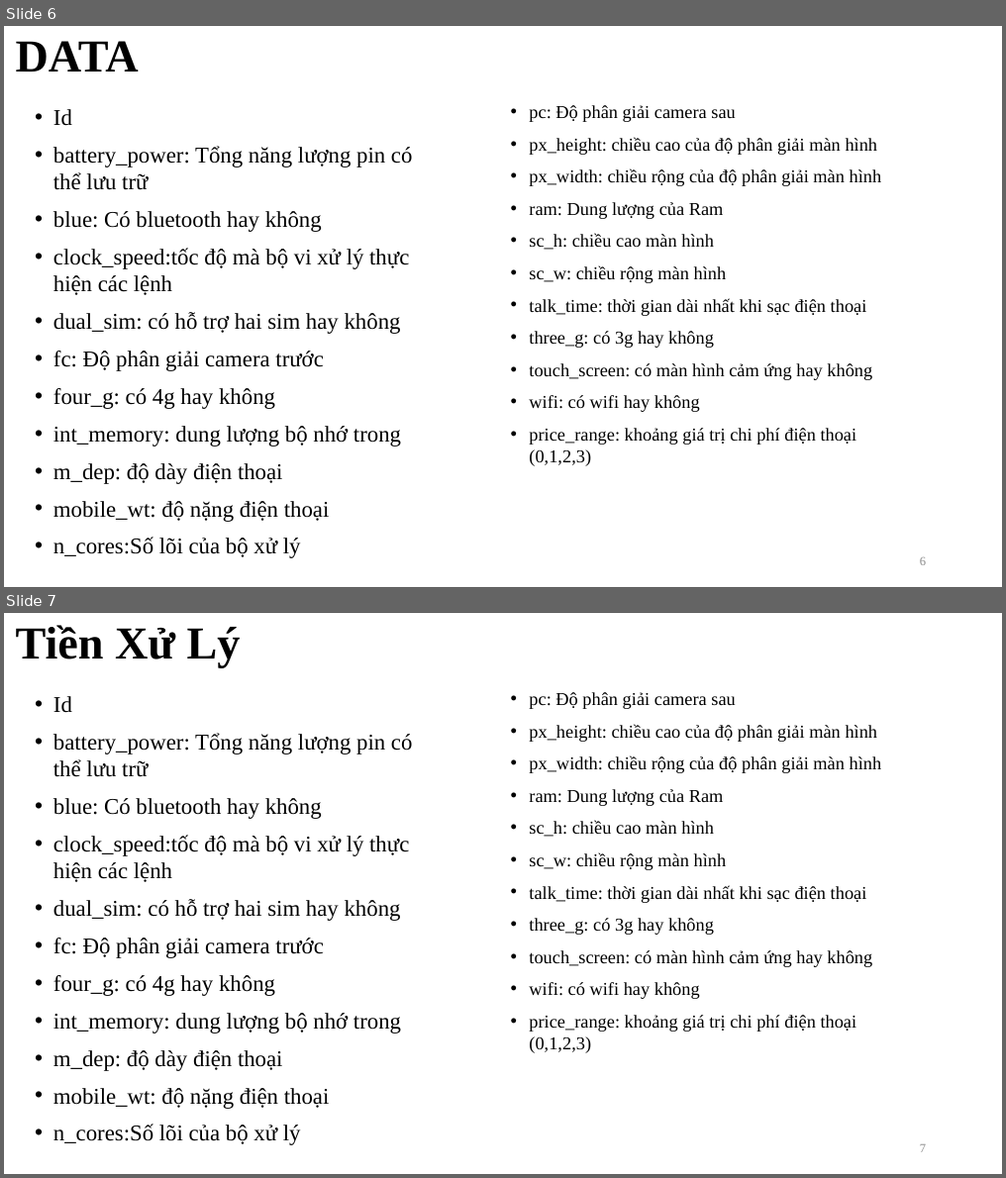
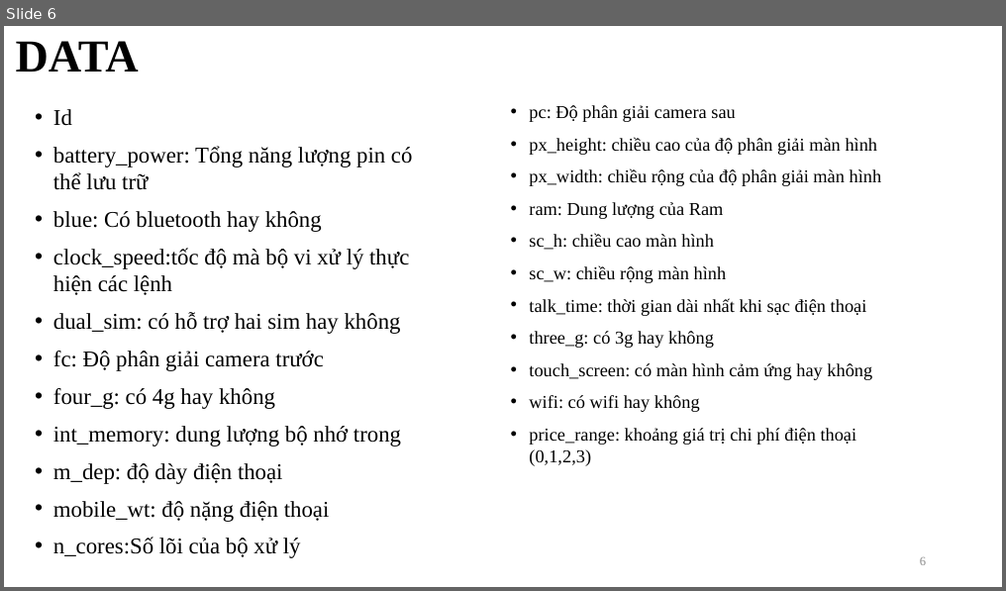
Before and after one commit to quocdunglxag123/Project-DM-Nhom10, a slide deck: Nhom10-report.pptx. Shown one above the other, each under a label of ours: slides 6 and 7 before the commit, slide 6 after it. The pictures are 1006x1178 and 1006x591 pixels, drawn with LibreOffice and Linux fonts; fonts in the diff are those of the drawing. Boxes give left, top, right and bottom in pixels: in the first picture for what was removed or moved away, otherwise in the second. Text is boxed around its words. In the diff, an @@ line names an element or a change of style, - is before the commit and + after.

```diff
--- a/Nhom10-report.pptx
+++ b/Nhom10-report.pptx
@@ slide 7 removed at [4,613,1002,1174], background #FFFFFF @@
@@ title removed at [16,625,241,667] @@
-Tiền Xử Lý
@@ text removed at [54,696,412,1146] @@
-• Id
-• battery_power: Tổng năng lượng pin có thể lưu trữ
-• blue: Có bluetooth hay không
-• clock_speed:tốc độ mà bộ vi xử lý thực hiện các lệnh
-• dual_sim: có hỗ trợ hai sim hay không
-• fc: Độ phân giải camera trước
-• four_g: có 4g hay không
-• int_memory: dung lượng bộ nhớ trong
-• m_dep: độ dày điện thoại
-• mobile_wt: độ nặng điện thoại
-• n_cores:Số lõi của bộ xử lý
@@ text removed at [529,692,882,1054] @@
-• pc: Độ phân giải camera sau
-• px_height: chiều cao của độ phân giải màn hình
-• px_width: chiều rộng của độ phân giải màn hình
-• ram: Dung lượng của Ram
-• sc_h: chiều cao màn hình
-• sc_w: chiều rộng màn hình
-• talk_time: thời gian dài nhất khi sạc điện thoại
-• three_g: có 3g hay không
-• touch_screen: có màn hình cảm ứng hay không
-• wifi: có wifi hay không
-• price_range: khoảng giá trị chi phí điện thoại (0,1,2,3)
@@ page number removed at [920,1145,926,1153] @@
-7
```
Also in this commit, not shown: 7 slides changed, 1 other slide removed, 2 other files.
